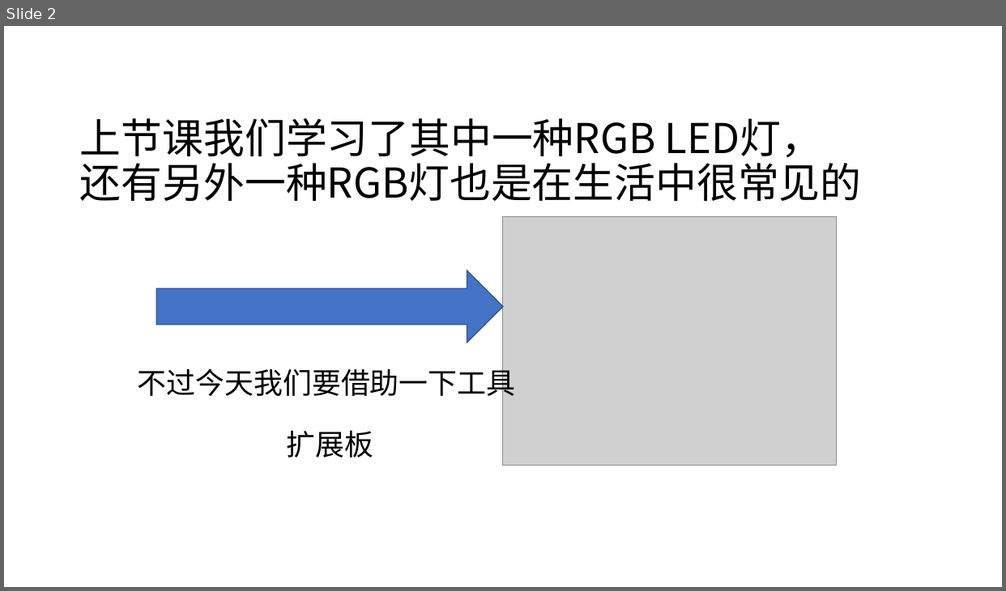
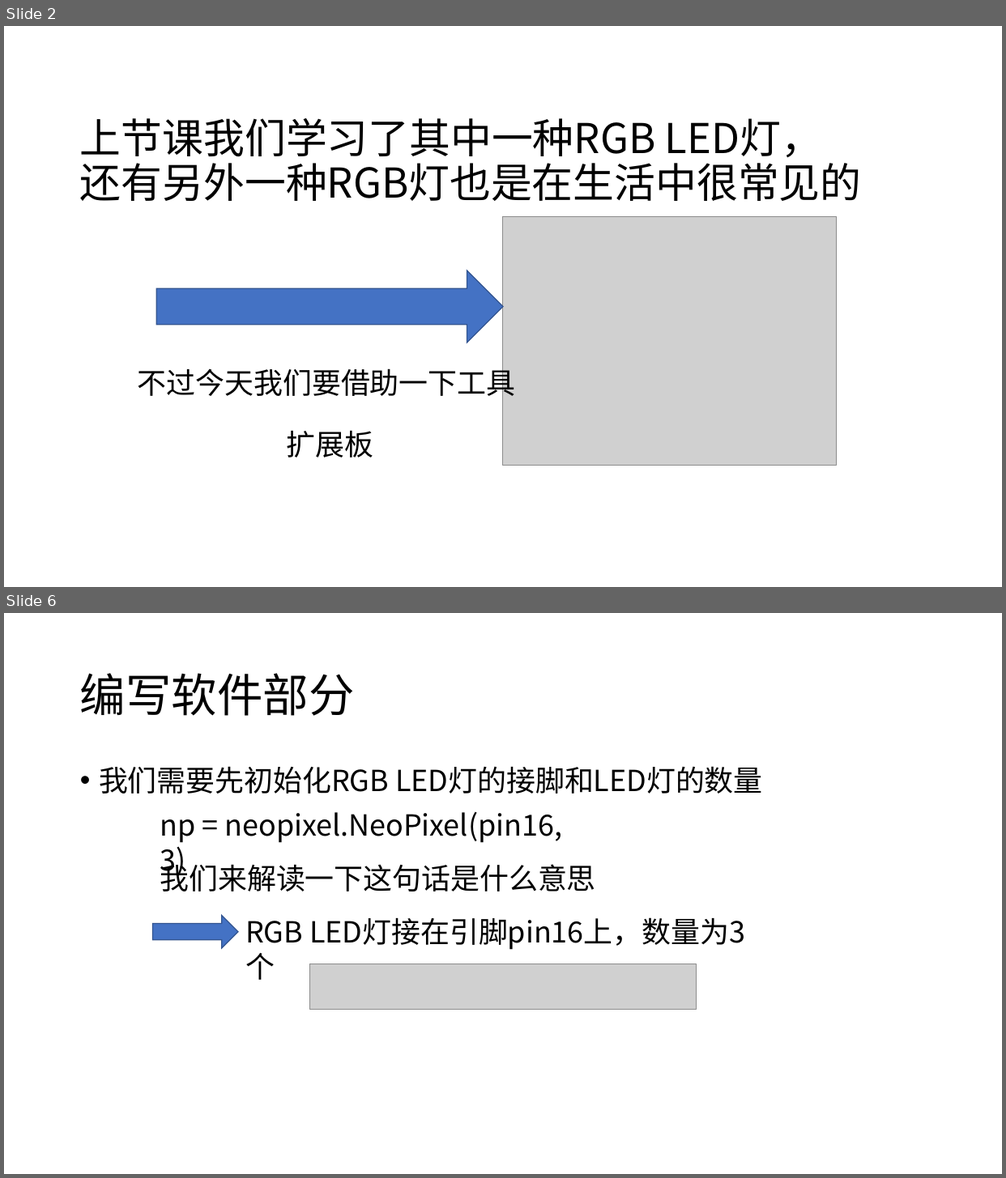
Before and after one commit to chenjiegd/microbit_Repository, a slide deck: micro_bit/microbit课件/4.点亮RGB灯.pptx. Shown one above the other, each under a label of ours: slide 2 before the commit, slides 2 and 6 after it; the slides between them are not shown. The pictures are 1006x591 and 1006x1178 pixels, drawn with LibreOffice and Linux fonts; fonts in the diff are those of the drawing; grey boxes stand for pictures. Boxes give left, top, right and bottom in pixels: in the first picture for what was removed or moved away, otherwise in the second. Text is boxed around its words. In the diff, an @@ line names an element or a change of style, - is before the commit and + after.

```diff
--- a/micro_bit/microbit课件/4.点亮RGB灯.pptx
+++ b/micro_bit/microbit课件/4.点亮RGB灯.pptx
@@ slide 6 added at [4,613,1002,1174], background #FFFFFF @@
@@ title added at [80,673,355,716], 44 pt, text #000000 @@
+编写软件部分
@@ text added at [99,766,763,794], 28 pt, text #000000 @@
+• 我们需要先初始化RGB LED灯的接脚和LED灯的数量
@@ text added at [160,811,562,879], 28 pt, text #000000 @@
+np = neopixel.NeoPixel(pin16, 3)
@@ text added at [160,860,596,892], 28 pt, text #000000 @@
+我们来解读一下这句话是什么意思
@@ right arrow added at [153,915,238,948], fill #4472C4, outline #325491 1 pt @@
@@ text added at [245,918,745,950], 28 pt, text #000000 @@
+RGB LED灯接在引脚pin16上，数量为3个
@@ picture added at [310,964,697,1009] @@
```
Also in this commit, not shown: 17 other slides added, 1 slide removed.
